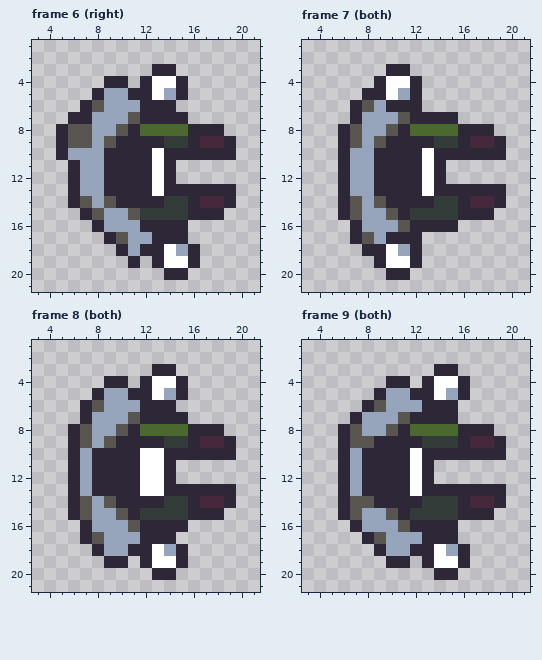
Pixel-art file: Character.aseprite. Above is the file before it was changed.
24x24 pixels, 17 frames. Shown: frame 6 (right): x 3..21, y 1..21; frame 7 (both): x 3..21, y 1..21; frame 8 (both): x 3..21, y 1..21; frame 9 (both): x 3..21, y 1..21. The commit also changed other frames, which this record leaves out.
After:
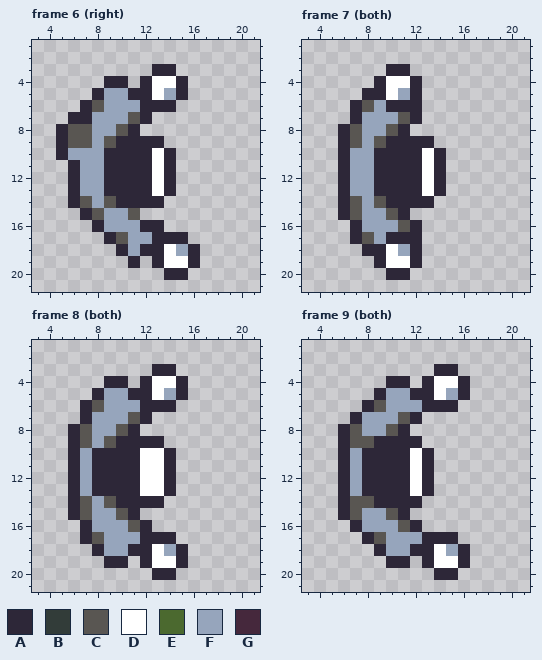
Palette (. is transparent): A #2d2738  B #323c39  C #595652  D #ffffff  E #4b692f  F #96a5bc  G #45283c
The exact change:
layer "legs" now hidden
--- frame 6 (right)
@@ x 10..21 @@
  6 FFAAA.......
- 7 FCAAAA......
- 8 CAEEEEAAA...
- 9 AAAABBAGGA..
-10 AAADAAAAAA..
+ 7 FCA.........
+ 8 CA..........
+ 9 AAAA........
+10 AAADA.......
 11 AAADA.......
 12 AAADA.......
-13 AAADAAAAAA..
-14 AAAABBAGGA..
-15 FCBBBBAAA...
-16 FFAAAA......
+13 AAADA.......
+14 AAAA........
+15 FC..........
+16 FFAA........
 17 CFFAAA......
--- frame 7 (both)
@@ x 10..21 @@
  6 AAA.........
- 7 FCAAAA......
- 8 CAEEEEAAA...
- 9 AAAABBAGGA..
-10 AAADAAAAAA..
+ 7 FCA.........
+ 8 CA..........
+ 9 AAAA........
+10 AAADA.......
 11 AAADA.......
 12 AAADA.......
-13 AAADAAAAAA..
-14 AAAABBAGGA..
-15 CABBBBAAA...
-16 FCAAAA......
+13 AAADA.......
+14 AAAA........
+15 CA..........
+16 FCA.........
 17 AAA.........
--- frame 8 (both)
@@ x 10..21 @@
  6 FFAAA.......
- 7 FCAAAA......
- 8 CAEEEEAAA...
- 9 AAAABBAGGA..
-10 AADDAAAAAA..
+ 7 FCA.........
+ 8 CA..........
+ 9 AAAA........
+10 AADDA.......
 11 AADDA.......
 12 AADDA.......
-13 AADDAAAAAA..
-14 AAAABBAGGA..
-15 CABBBBAAA...
-16 FCAAAA......
+13 AADDA.......
+14 AAAA........
+15 CA..........
+16 FCA.........
 17 FFAAA.......
--- frame 9 (both)
@@ x 10..21 @@
  6 FFFAAA......
- 7 FCAAAA......
- 8 CAEEEEAAA...
- 9 AAABBBAGGA..
-10 AADAAAAAAA..
+ 7 FCA.........
+ 8 CA..........
+ 9 AAA.........
+10 AADA........
 11 AADA........
 12 AADA........
-13 AADAAAAAAA..
-14 AAABBBAGGA..
-15 CABBBBAAA...
-16 FCAAAA......
+13 AADA........
+14 AAA.........
+15 CA..........
+16 FCA.........
 17 FFFAAA......
